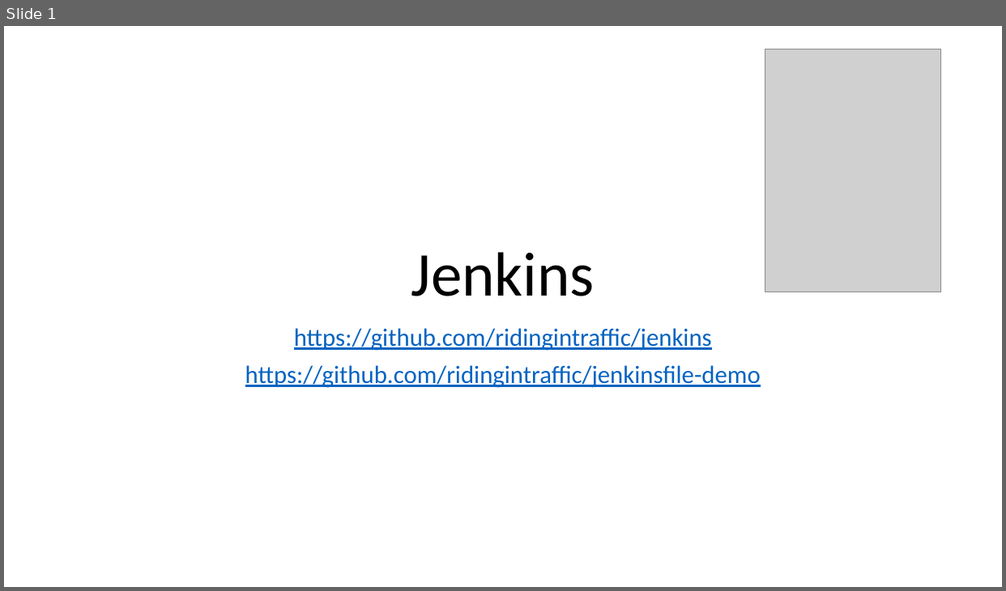
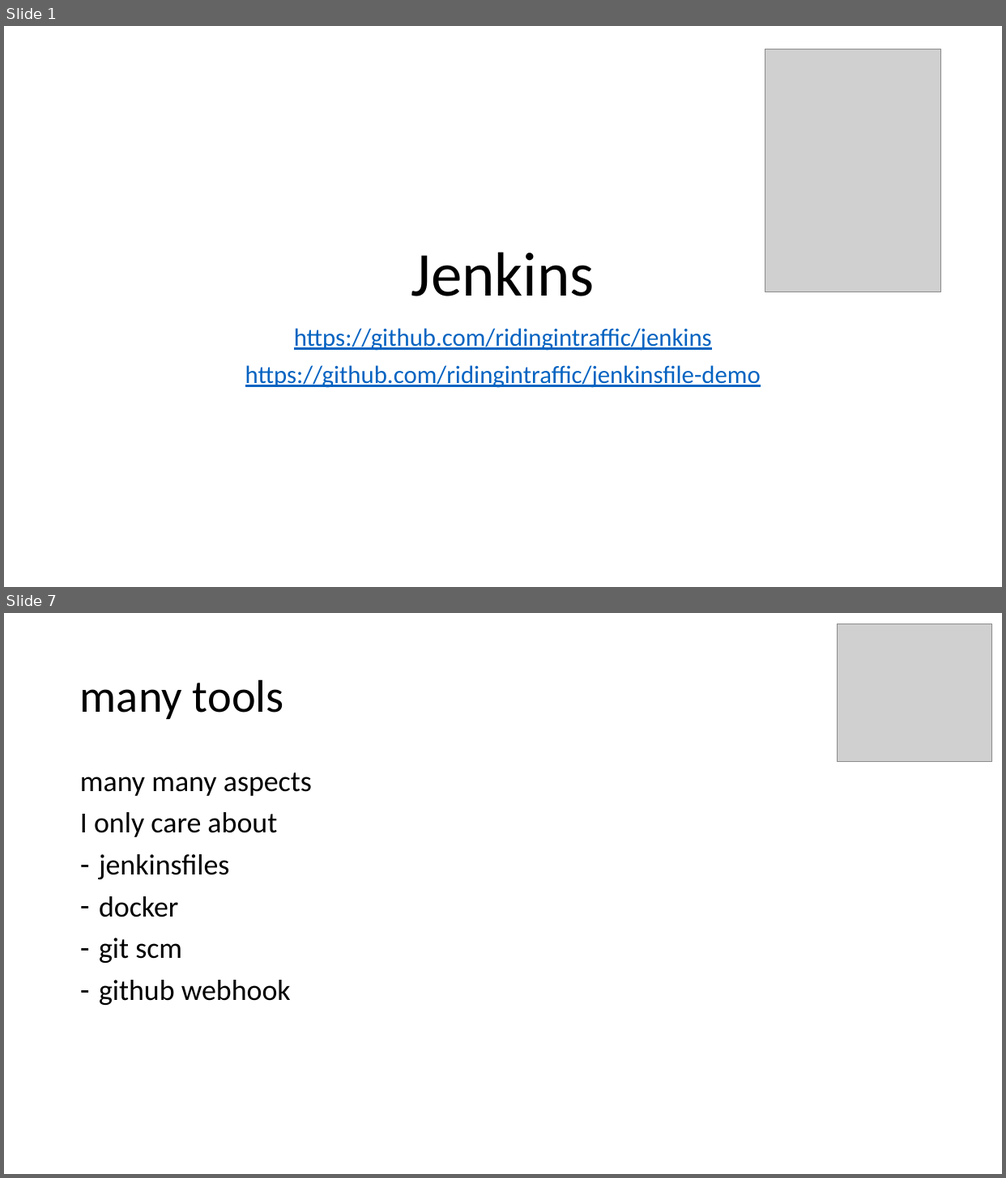
Before and after one commit to ridingintraffic/jenkins, a slide deck: jenkins.pptx. Shown one above the other, each under a label of ours: slide 1 before the commit, slides 1 and 7 after it; the slides between them are not shown. The pictures are 1006x591 and 1006x1178 pixels, drawn with LibreOffice and Linux fonts; fonts in the diff are those of the drawing; grey boxes stand for pictures. Boxes give left, top, right and bottom in pixels: in the first picture for what was removed or moved away, otherwise in the second. Text is boxed around its words. In the diff, an @@ line names an element or a change of style, - is before the commit and + after.

```diff
--- a/jenkins.pptx
+++ b/jenkins.pptx
@@ slide 7 added at [4,613,1002,1174], background #FFFFFF @@
@@ picture added at [837,624,992,761] @@
@@ title added at [80,679,284,719], 44 pt, text #000000 @@
+many tools
@@ text added at [80,773,312,1005], 28 pt, text #000000 @@
+many many aspects
+I only care about
+– jenkinsfiles
+– docker
+– git scm
+– github webhook
```
Also in this commit, not shown: 1 slide changed, 9 other slides added, 1 other file.
